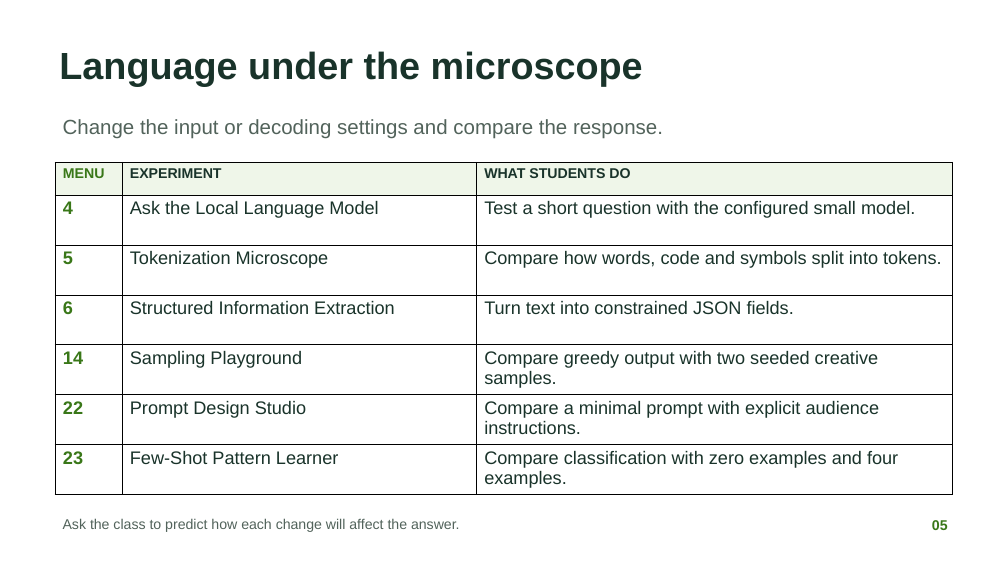
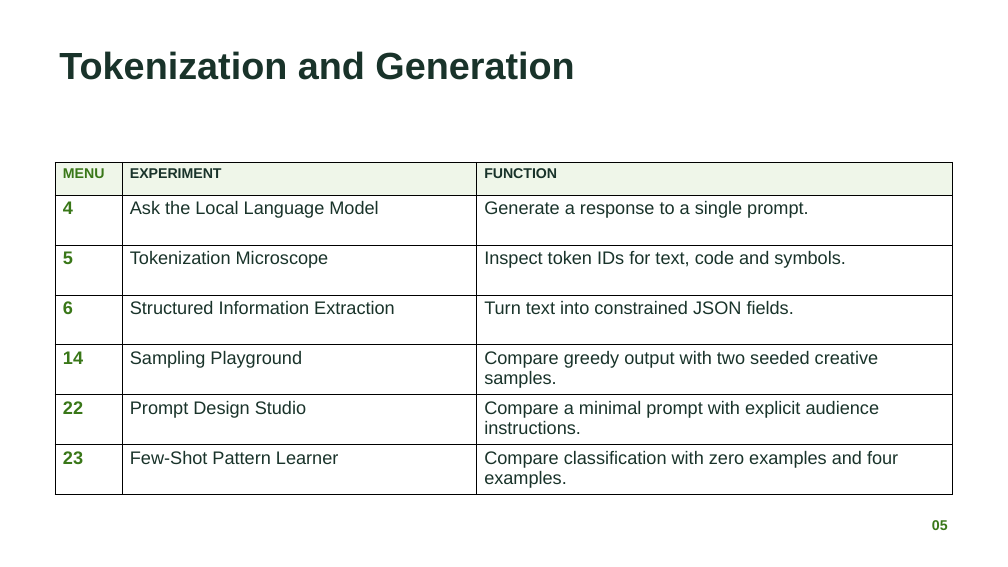
Before and after one commit to nileshsarkar-ai/JetsonNano-Demo, a slide deck: slide 5 of docs/Jetson_Nano_Local_AI_Experiments.pptx. Drawn at 1008x567 pixels with LibreOffice and Linux fonts; fonts in the diff are those of the drawing. Boxes give left, top, right and bottom in pixels: in the first picture for what was removed or moved away, otherwise in the second. Text is boxed around its words. In the diff, an @@ line names an element or a change of style, - is before the commit and + after.

```diff
--- a/docs/Jetson_Nano_Local_AI_Experiments.pptx
+++ b/docs/Jetson_Nano_Local_AI_Experiments.pptx
@@ text at [59, 51, 574, 80]: text changed @@
-Language under the microscope
+Tokenization and Generation
@@ text removed at [63, 119, 663, 139] @@
-Change the input or decoding settings and compare the response.
@@ table at [55, 163, 954, 495] @@
-row 1, column 3: WHAT STUDENTS DO
+row 1, column 3: FUNCTION
-row 2, column 3: Test a short question with the configured small model.
+row 2, column 3: Generate a response to a single prompt.
-row 3, column 3: Compare how words, code and symbols split into tokens.
+row 3, column 3: Inspect token IDs for text, code and symbols.
@@ text removed at [63, 518, 460, 532] @@
-Ask the class to predict how each change will affect the answer.
```
Also in this commit, not shown: 8 other slides changed, 1 slide added, 1 slide removed, 2 other files.
